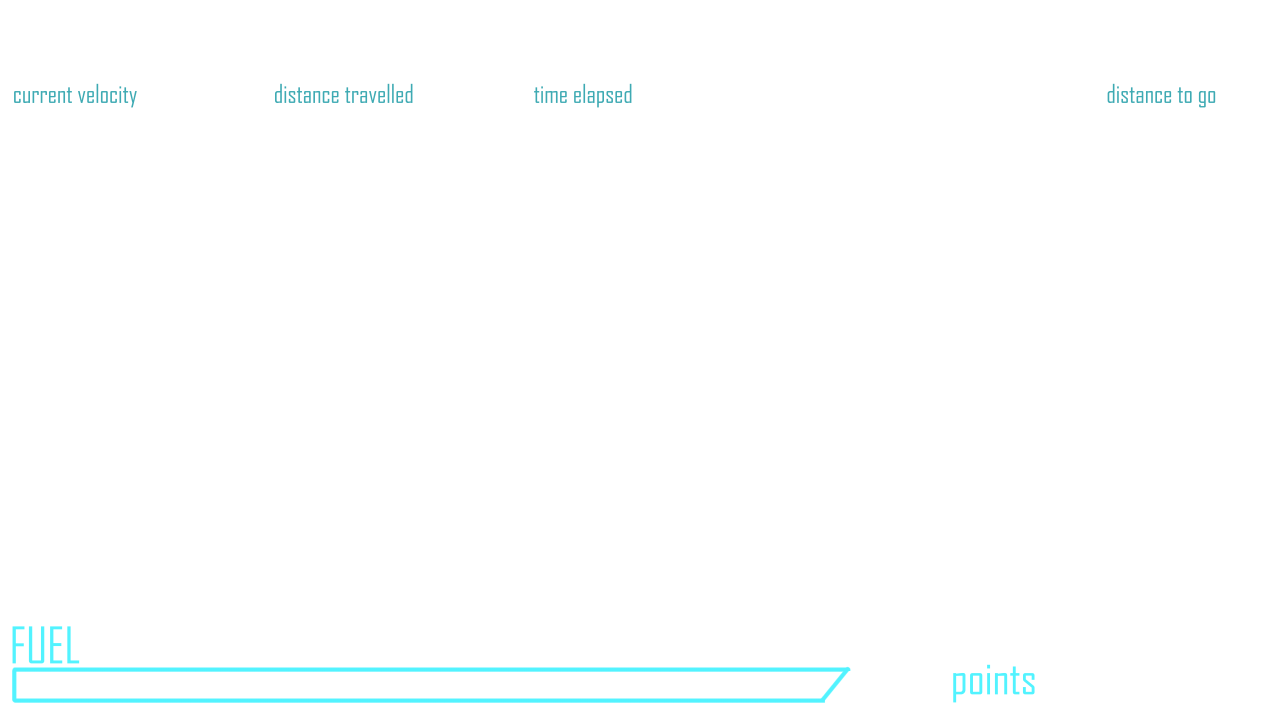
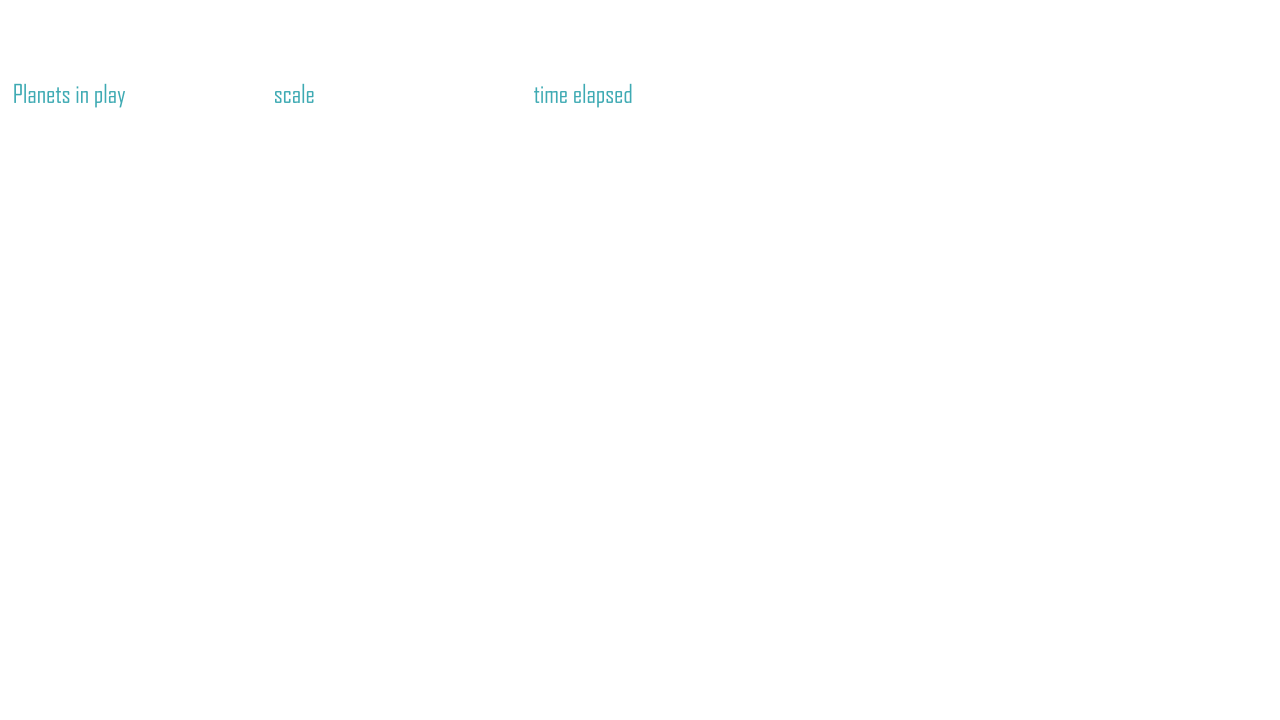
The second 1280 × 720 image is a revision of the first. Changes to its layers:
hid "Paint Layer 1" (1st of 2), painted on it over [12, 661, 851, 703]
